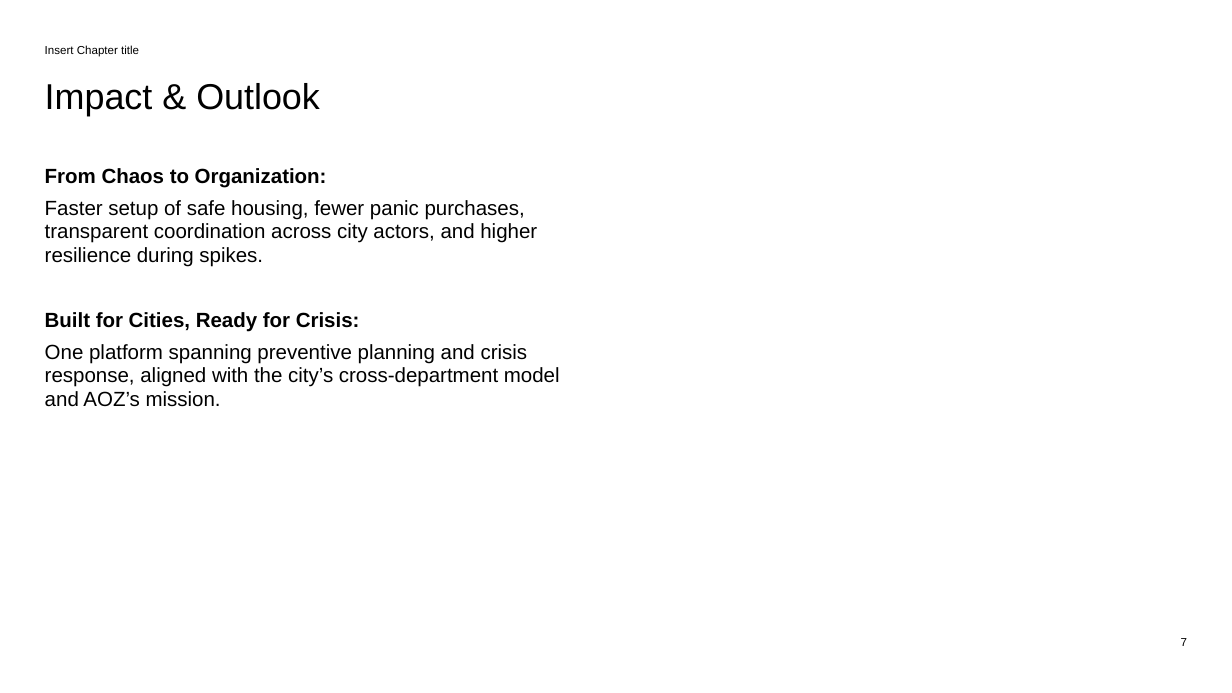
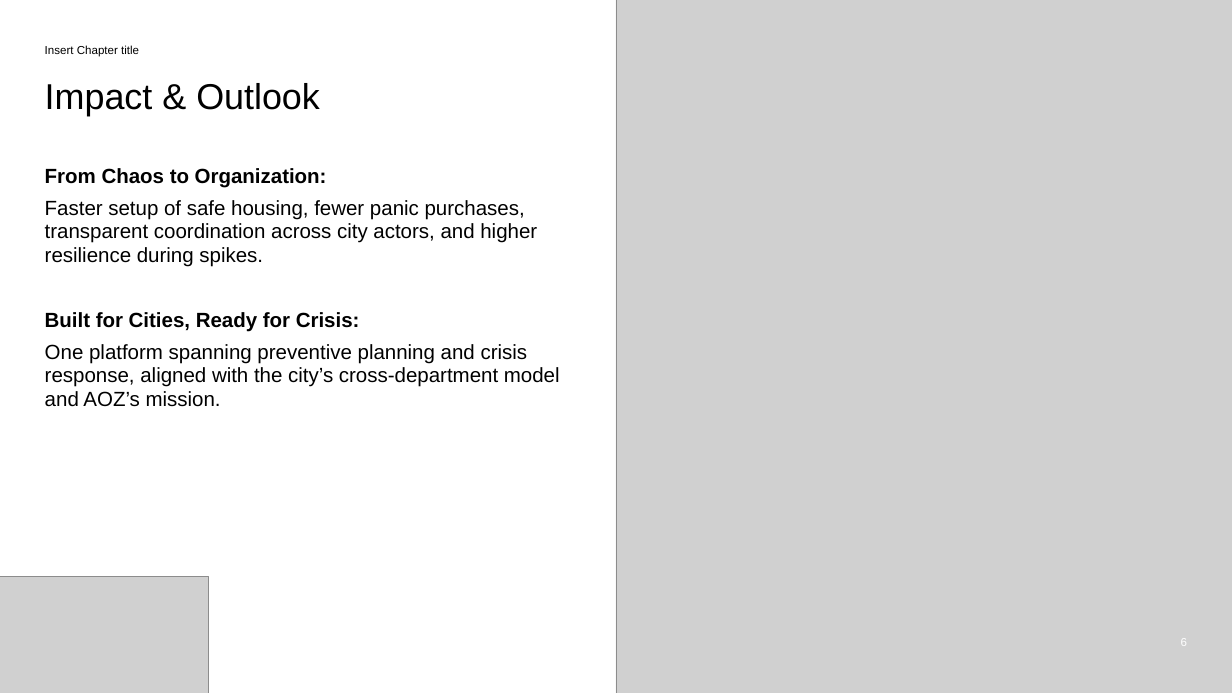
Before and after one commit to homo-iocus/hackathon-for-crisis-app-for-gaap-aoz-challenge, a slide deck: slide 6 of prototype/Seminar Final Presentation.pptx (slide 7 before the commit). Drawn at 1232x693 pixels with LibreOffice and Linux fonts; fonts in the diff are those of the drawing; grey boxes stand for pictures; background and template pictures are left out. Boxes give left, top, right and bottom in pixels: in the first picture for what was removed or moved away, otherwise in the second. Text is boxed around its words. In the diff, an @@ line names an element or a change of style, - is before the commit and + after.

```diff
--- a/prototype/Seminar Final Presentation.pptx
+++ b/prototype/Seminar Final Presentation.pptx
@@ picture added at [616,0,1232,693] @@
@@ rectangle added at [0,568,187,693], fill #FFFFFF @@
@@ picture added at [0,577,209,693] @@
@@ page number at [1181,636,1187,649]: text changed; text colour #000000 to #FFFFFF @@
-7
+6
```
Also in this commit, not shown: 5 other slides changed, 1 slide added, 1 slide removed.
